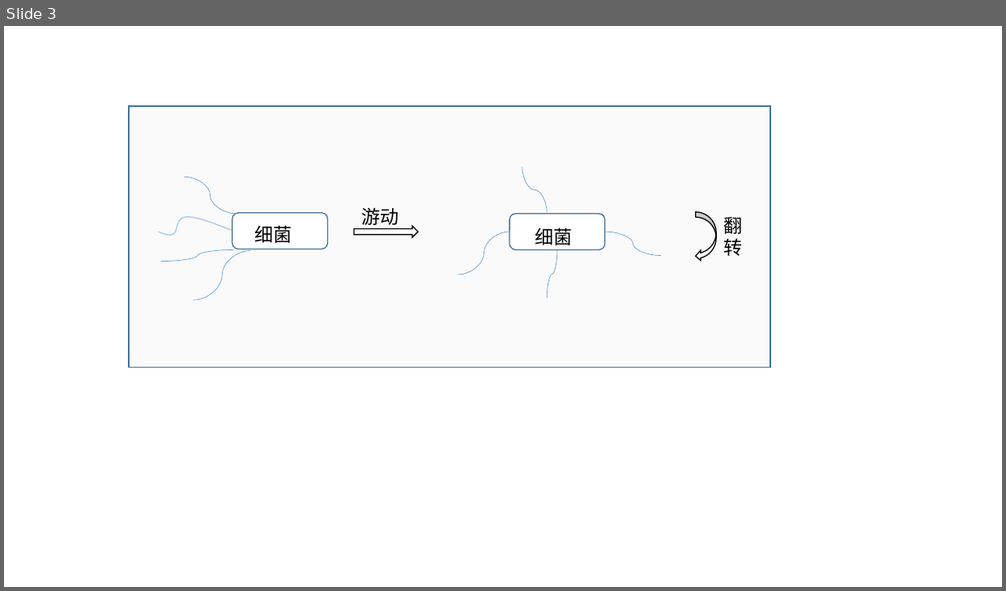
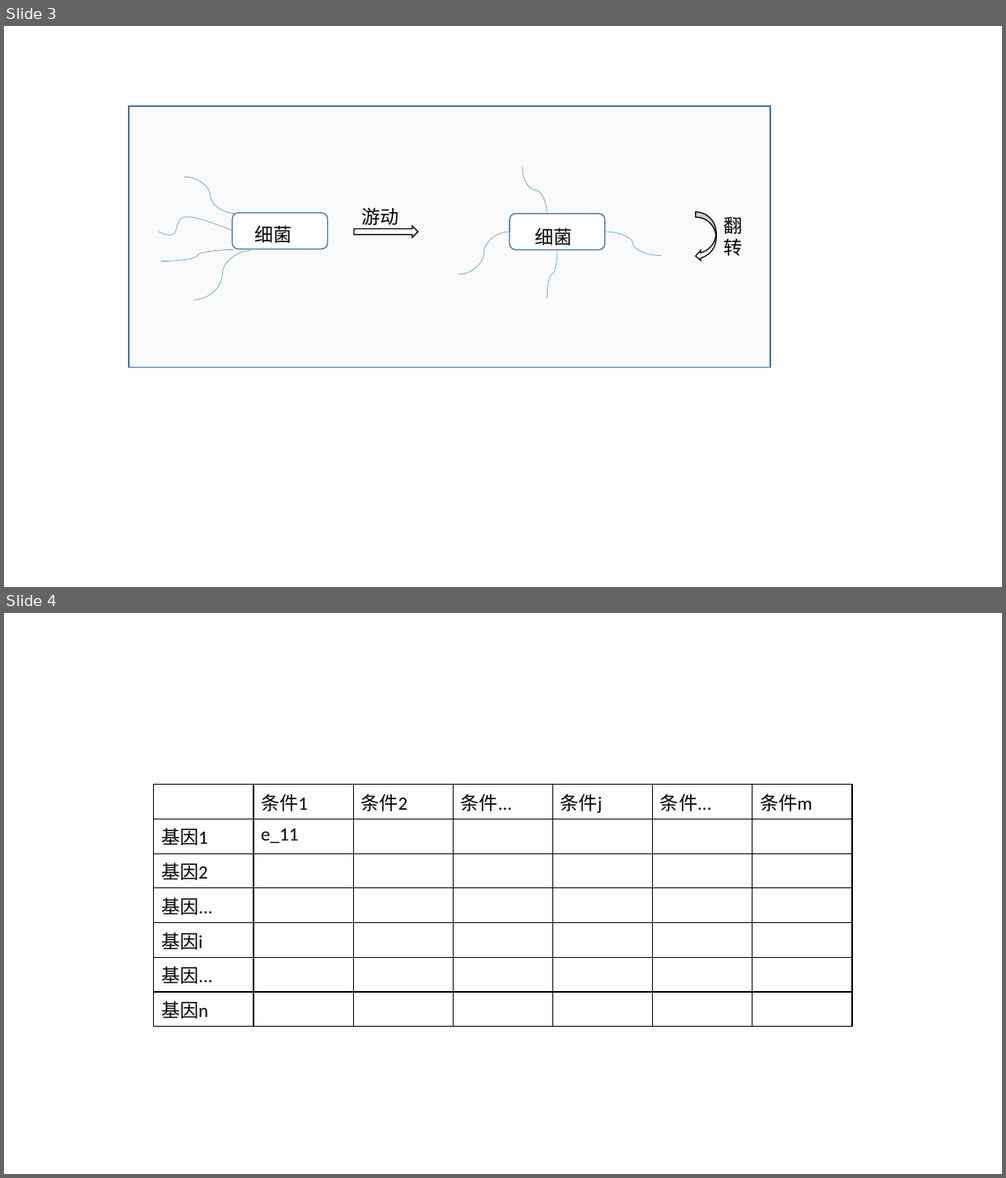
Before and after one commit to jiaobendaye/biye_paper, a slide deck: figures/huatu.pptx. Shown one above the other, each under a label of ours: slide 3 before the commit, slides 3 and 4 after it. The pictures are 1006x591 and 1006x1178 pixels, drawn with LibreOffice and Linux fonts; fonts in the diff are those of the drawing. Boxes give left, top, right and bottom in pixels: in the first picture for what was removed or moved away, otherwise in the second. Text is boxed around its words. In the diff, an @@ line names an element or a change of style, - is before the commit and + after.

```diff
--- a/figures/huatu.pptx
+++ b/figures/huatu.pptx
@@ slide 4 added at (4,613,1002,1174), background #FFFFFF @@
@@ table added at (154,785,850,1022), 7 rows, 7 columns @@
+ | 条件1 | 条件2 | 条件... | 条件j | 条件... | 条件m
+基因1 | e_11 |  |  |  |  | 
+基因2 |  |  |  |  |  | 
+基因... |  |  |  |  |  | 
+基因i |  |  |  |  |  | 
+基因... |  |  |  |  |  | 
+基因n |  |  |  |  |  | 
```
Also in this commit, not shown: 1 slide removed, 18 other files.
